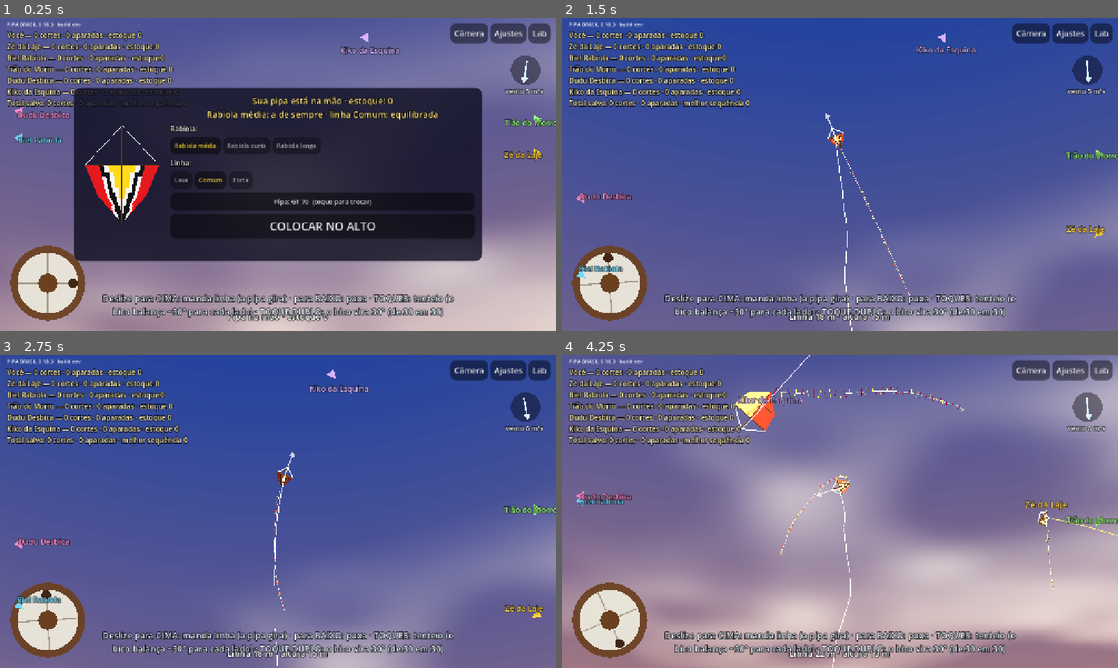
Above: before the commit, frames 1-4 (two rows, left to right).
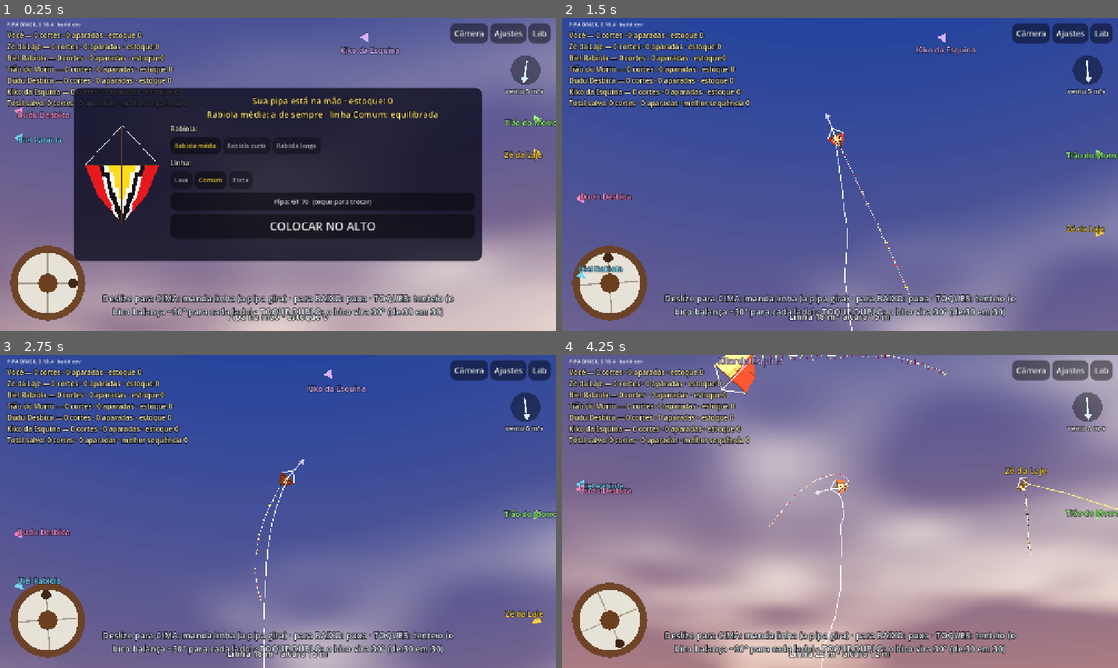
Above: after the commit, the same moments.

Repository: lucaskaeller201-ui/Pipa-Brasil
Game: Godot game, scene res://scenes/main/main.tscn
The game is run twice, just before and just after one commit, with the same random seed, the same clock (stepped at 60 frames per second) and the same inputs.
Inputs (mouse positions are in pixels of both pictures, inside the frame that each line leads up to):
- Up to frame 1 (0.25 s): no input
- Up to frame 2 (1.5 s): tap Enter at 0.5 s; move the mouse to (812, 237) at 0.52 s; hold W 0.53-1.25 s; tap Z at 0.6 s; click (812, 237) at 0.67 s; tap Space at 0.77 s; drag from (1006, 221) to (812, 237) at 1.27 s
- Up to frame 3 (2.75 s): move the mouse to (111, 464) at 2.02 s; hold A from 2.03 s (still down); tap Q at 2.1 s
- Up to frame 4 (4.25 s): release A at 2.75 s; drag from (867, 511) to (673, 464) at 2.77 s; move the mouse to (756, 433) at 3.52 s; hold S from 3.53 s (still down); tap Z at 3.6 s; tap Space at 3.77 s

The runs differ from the first frame. In frame 1, less than 0.1% of the frame differs, in the area x 9-10%, y 1-3%; in frame 2, 0.3%; in frame 3, 3.0%; in frame 4, 40%, in the area x 0-100%, y 0-100%.

Commit message:
0.18.4: tenteio traz o bico de volta para cima; mureta baixa na sua laje (D-060)
Co-Authored-By: Claude Opus 5.5 <noreply@anthropic.com>
Claude-Session: https://claude.ai/code/session_01VcBVPpGPHbKMkWY2F5CwiY

Diff:
--- a/game/world/bairro.gd
+++ b/game/world/bairro.gd
@@ -34,7 +34,7 @@
 	raiz.name = "Bairro"
 	pai.add_child(raiz)
 	for i in mini(lajes, LAJES.size()):
-		_laje(raiz, LAJES[i], CORES_LAJE[i], rng)
+		_laje(raiz, LAJES[i], CORES_LAJE[i], rng, i == 0)
 	# Casas em quadras, fora das ruas e do espaço das lajes.
 	var feitas := 0
 	var tentativas := 0
@@ -128,16 +128,18 @@
 		_varal(pai, topo + Vector3(0.0, 0.0, tamanho.z * 0.2), tamanho.x * 0.7, rng)
 
 
-static func _laje(pai: Node3D, base: Vector3, cor_parede: Color, rng: RandomNumberGenerator) -> void:
+static func _laje(pai: Node3D, base: Vector3, cor_parede: Color, rng: RandomNumberGenerator, sua := false) -> void:
 	var h := ALTURA_LAJE
 	var corpo := _caixa(pai, base + Vector3(0.0, h * 0.5 - 0.1, 0.0), Vector3(8.0, h - 0.2, 8.0), cor_parede, 0.9)
 	corpo.material_override = _material_parede(cor_parede, false)
 	# Piso de cerâmica avermelhada, pouco rugosa (brilho do sol baixo).
 	var piso := _caixa(pai, base + Vector3(0.0, h - 0.05, 0.0), Vector3(8.2, 0.1, 8.2), Color(0.62, 0.27, 0.18), 0.14)
 	(piso.material_override as StandardMaterial3D).metallic_specular = 0.7
-	# Mureta.
+	# Mureta. Na SUA laje a da frente (para onde a pipa vai) é baixinha, para
+	# não tapar a pipa quando você afunda (D-060).
 	for lado in [Vector3(0, 0, 4.0), Vector3(0, 0, -4.0)]:
-		_caixa(pai, base + Vector3(0.0, h + 0.45, 0.0) + lado, Vector3(8.2, 0.9, 0.15), cor_parede.darkened(0.1), 0.9)
+		var alta := 0.25 if (sua and lado.z < 0.0) else 0.9
+		_caixa(pai, base + Vector3(0.0, h + alta * 0.5, 0.0) + lado, Vector3(8.2, alta, 0.15), cor_parede.darkened(0.1), 0.9)
 	for lado in [Vector3(4.0, 0, 0), Vector3(-4.0, 0, 0)]:
 		_caixa(pai, base + Vector3(0.0, h + 0.45, 0.0) + lado, Vector3(0.15, 0.9, 8.2), cor_parede.darkened(0.1), 0.9)
 	_caixa_dagua(pai, base + Vector3(-2.8, h, 2.8))
--- a/project.godot
+++ b/project.godot
@@ -7,7 +7,7 @@
 
 config/name="PIPA BRASIL"
 config/description="Simulador brasileiro de pipas em 3D"
-config/version="0.18.3"
+config/version="0.18.4"
 run/main_scene="res://scenes/main/main.tscn"
 config/features=PackedStringArray("4.7", "Mobile")
 config/icon="res://icon.svg"
--- a/sim/kite/kite_body.gd
+++ b/sim/kite/kite_body.gd
@@ -57,6 +57,7 @@
 ## vento faz a pipa girar, como mandando linha (D-058).
 var slack_spin := false
 var _kick_prev := false
+const TENTEIO_VOLTA_DEG := 20.0   ## cada toque simples traz a direção isso para cima (D-060)
 const KICK_HOLD := 3.0 ## s: depois do último toque o bico fica onde parou (D-052)
 var _spin_controlado := false
 var _spin_alvo := 0.0
@@ -307,6 +308,12 @@
 					# Toque duplo (D-050): a direção anda 30° junto, de 30 em 30
 					# dá para pôr o bico para o lado, para baixo, dar a volta.
 					_tenteio_base = wrapf(_tenteio_base - kick_sign * deg_to_rad(kick_base_shift), -PI, PI)
+					# D-060: toque simples (tenteio) traz a direção de volta para
+					# cima aos poucos — com o bico para um lado, tenteando ele
+					# volta para cima e passa para o outro lado.
+					if kick_base_shift == 0.0:
+						var volta := minf(absf(_tenteio_base), deg_to_rad(TENTEIO_VOLTA_DEG))
+						_tenteio_base -= signf(_tenteio_base) * volta
 					_hold_ang = wrapf(_tenteio_base - kick_sign * kick_scale * deg_to_rad(d.spin_kick_rate_deg), -PI, PI)
 					_tenteio_ativo = true
 			SpinMode.SPIN_LOCK:
--- a/tests/scenarios/test_pipa_rio.gd
+++ b/tests/scenarios/test_pipa_rio.gd
@@ -432,3 +432,36 @@
 	f.input.kick_spin = 0.0
 	print("      [tenteio para cima] 16 toques: o bico terminou a %.0f° (giro somado %.0f°)" % [f.nose_angle_deg(), giro])
 	assert_true(absf(giro) < 60.0, "não rodou (%.0f°)" % giro)
+
+
+## D-060: com o bico para a direita (toques duplos), tenteando com toques
+## simples ele volta para cima e dá para passar para a esquerda.
+func test_bico_de_lado_volta_para_cima_tenteando() -> void:
+	var w := _voo()
+	var f: Flyer = w.flyers[0]
+	# leva o bico uns 90° para um lado com toques duplos
+	for k in 3:
+		f.input.kick_spin = 1.0
+		f.input.kick_base_shift = 30.0
+		f.pilot.trigger(Pilot.Impulse.DESBICAR_LADO, w.time)
+		_rodar(w, 0.4)
+	var de_lado := f.nose_angle_deg()
+	# agora só toques simples, um para cada lado
+	f.input.kick_base_shift = 0.0
+	var lado := -1.0
+	var menor := absf(de_lado)
+	var passou := false
+	for k in 12:
+		f.input.kick_spin = lado
+		f.pilot.trigger(Pilot.Impulse.DESBICAR_LADO, w.time)
+		lado = -lado
+		_rodar(w, 0.35)
+		var b := f.nose_angle_deg()
+		menor = minf(menor, absf(b))
+		if signf(b) != signf(de_lado) and absf(b) > 10.0:
+			passou = true
+	f.input.kick_spin = 0.0
+	print("      [volta para cima] de %.0f°: tenteando chegou a %.0f° do alto; passou para o outro lado: %s" % [de_lado, menor, passou])
+	assert_true(absf(de_lado) > 60.0, "o bico foi para o lado (%.0f°)" % de_lado)
+	assert_true(menor < 15.0, "tenteando ele volta para cima")
+	assert_true(passou, "e passa para o outro lado")
Not shown, changed: export_presets.cfg
Not shown, changed: docs/changelog.md
Not shown, changed: docs/decisoes.md
Not shown, changed: docs/progresso.md
